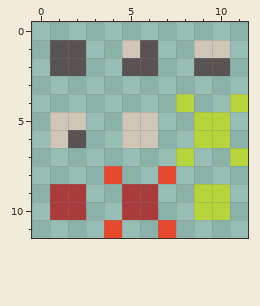
File history of a pixel-art file, jet/rocket_indicator.aseprite. That is the earlier state.
12x12 pixels, 1 frame.
And afterwards:
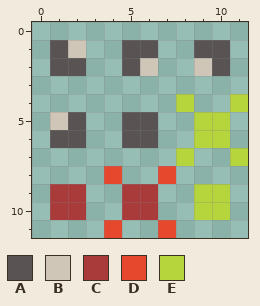
Palette (. is transparent): A #5a5353  B #cfc6b8  C #a93b3b  D #e6482e  E #b6d53c
The edit:
@@ x 0..11 @@
  0 ............
- 1 .AA..BA..BB.
- 2 .AA..AA..AA.
+ 1 .AB..AA..AA.
+ 2 .AA..AB..BA.
  3 ............
  4 ........E..E
- 5 .BB..BB..EE.
- 6 .BA..BB..EE.
+ 5 .BA..AA..EE.
+ 6 .AA..AA..EE.
  7 ........E..E
Pixel boxes of the changes (left, top, right, bottom) in both pictures:
changed: (50, 40, 230, 148)
